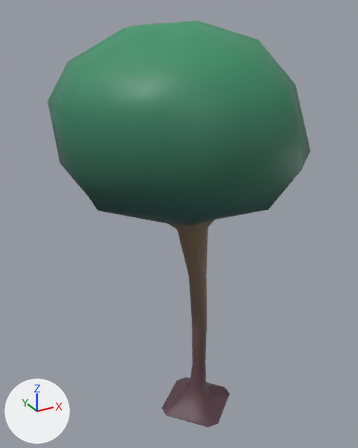
Before and after pictures for a commit that changed the FBX model Assets/ART/Models/Terrain/Tree_D.fbx.
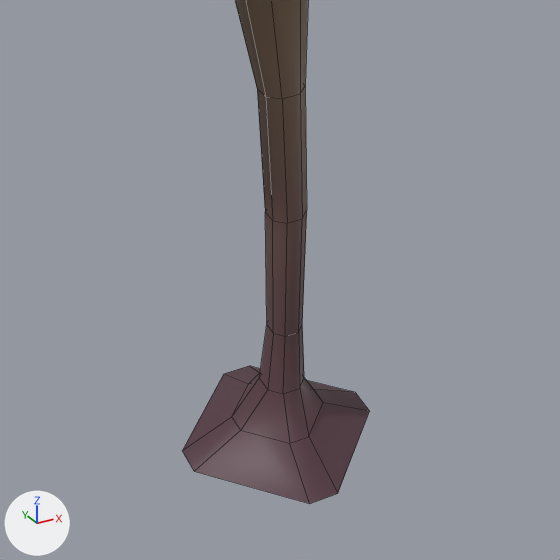
Each version is shown whole from a 50 mm lens placed at (-2.22, -3.59, 4.05), pointed at (-0.07, 0.32, 2.1), then close up on the part from 27% to 83% of the width and 55% to 100% of the height. Lighting does not change. The marker at lower left points along +X, +Y and +Z. The close-ups show mesh edges as thin lines. Where no turn or scale is listed for an object, it has been applied to the vertices. Vertices at the same position are counted once.

Script lines for the objects in view, before the commit:
```python
me_tree_b = bpy.data.meshes.new('Tree_B')
me_tree_b.from_pydata(...)  # 104 vertices, 99 faces; spans x -1.16..0.89, y -0.79..1.37, z 0.01..3.94
me_tree_b.materials.append(mat_mat_agentofchaos)  # picture img_tex_generalpalette_png
ob_mdl_tree_d = bpy.data.objects.new('MDL_Tree_D', me_tree_b)
ob_mdl_tree_d.location = (0.0, 0.0, 0.0)
```
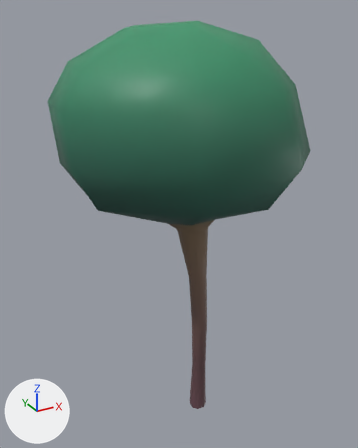
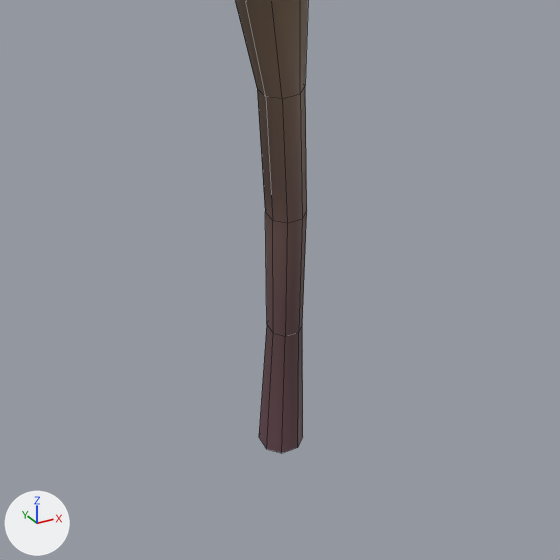
The change, as a diff of the scene's bpy script:
```diff
--- a/Assets/ART/Models/Terrain/Tree_D.fbx.py
+++ b/Assets/ART/Models/Terrain/Tree_D.fbx.py
@@ me_tree_b @@
 # used by ob_mdl_tree_d; location = (0.0, 0.0, 0.0)
-me_tree_b.from_pydata(...)  # 104 vertices, 99 faces; spans x -1.16..0.89, y -0.79..1.37, z 0.01..3.94
+me_tree_b.from_pydata(...)  # 88 vertices, 83 faces; spans x -1.16..0.89, y -0.79..1.37, z -0.02..3.94
+# me_tree_b part 1
+# 24 vertices are removed from x -0.37..0.42, y -0.31..0.48, z 0.01..0.28
+# 24 faces are deleted
+# 8 vertices are added at x -0.05..0.12, y -0.01..0.16, z -0.02
+# 8 new faces join them
 me_tree_b.materials.append(mat_mat_agentofchaos)
```

Changed parts and their boxes (x1, y1, x2, y2) in the close-ups (560 x 560 px):
'MDL_Tree_D', reshaped: before (182, 0, 369, 504); after (235, 0, 308, 453)
part 1 of me_tree_b, cut back: before (182, 325, 369, 504); after (259, 326, 303, 453)
